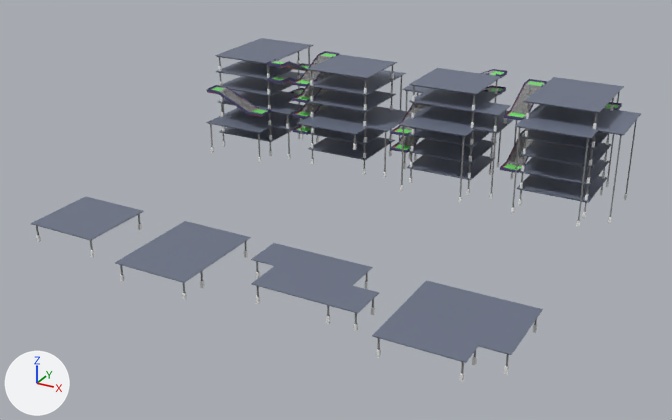
What one commit did to the FBX model Future-Alien-Drug-Game/Assets/Models/Stacks Models.fbx.
Before and after are seen from a camera (50 mm lens) standing at (76.6, -125.5, 58.6) and looking at (11.5, -7.0, -0.6). Lighting does not change. The marker at lower left points along +X, +Y and +Z. The picture after the commit comes second. Where no turn or scale is listed for an object, it has been applied to the vertices. Vertices at exactly the same position are counted once.
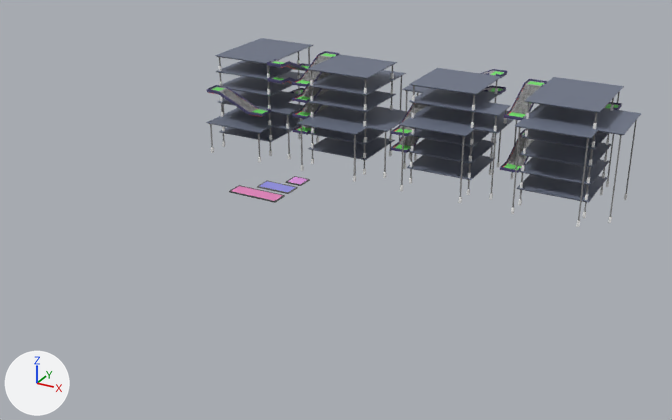
Changed parts and their boxes (x1, y1, x2, y2) in the pictures (672 x 420 px; the box of a moved part takes in the faces that stretch with it):
'Cube.004', deleted: before (372, 281, 543, 382)
    faces in mat_material_001 (greyish blue #6c7387): (372, 281, 543, 363)
    faces in mat_material_002 (white #e7e7e7): (376, 325, 537, 382)
'Cube.003', deleted: before (251, 243, 379, 332)
    faces in mat_material_001 (greyish blue #6c7387): (251, 243, 379, 313)
    faces in mat_material_002 (white #e7e7e7): (256, 272, 375, 332)
    faces in mat_material_003 (grey #7e7e7e): (256, 261, 374, 324)
'Cube', reshaped, moved, rescaled (81% narrower, 86% shorter): before (115, 221, 251, 300); after (285, 176, 310, 186)
'Cube.002', deleted: before (31, 197, 144, 257)
'Cube.046', added: after (229, 185, 285, 203)
    faces in mat_material_011 (pink #e789c1): (232, 186, 283, 201)
    faces in mat_material_010 (dark grey #464646): (229, 185, 285, 203)
'Cube.029', added: after (257, 181, 298, 194)
    faces in mat_material_012 (blue #9796e7): (260, 181, 295, 192)
part 1 of me_cube_096, moved or reshaped: before (31, 197, 144, 257); after (216, 60, 300, 94)
part 2 of me_cube_001, added: after (288, 177, 308, 184)
part 3 of me_cube_001, rebuilt (81% narrower, 83% shorter): before (115, 221, 251, 283); after (285, 176, 310, 186)
part 4 of me_cube_001, deleted: before (120, 241, 248, 300)

Diff of the bpy script that builds the scene:
```diff
--- a/Future-Alien-Drug-Game/Assets/Models/Stacks Models.fbx.py
+++ b/Future-Alien-Drug-Game/Assets/Models/Stacks Models.fbx.py
@@ me_cube_001 @@
 # used by ob_cube; location = (0.0, -29.0, 0.0); scale = (6.0, 6.0, 6.0)
-me_cube_001.from_pydata(...)  # 226 vertices, 212 faces; spans x -1.0..1.0, y -1.67..1.0, z -0.52..0.0
-me_cube_001.materials.append(mat_material_001)  # greyish blue #6c7387
-me_cube_001.materials.append(mat_material_003)  # grey #7e7e7e
-me_cube_001.materials.append(mat_material_002)  # white #e7e7e7
+me_cube_001.from_pydata(...)  # 28 vertices, 26 faces; spans x -0.61..1.27, y -1.25..0.63, z -0.12..0.0
+# me_cube_001 part 2: a new loose piece, a box spanning x -0.516..1.145, y -1.143..0.517, z -0.025..-0.013, in mat_material_013 (pink #e69ce7)
+# me_cube_001 part 3: the loose piece of 34 vertices spanning x -1.0..1.0, y -1.67..1.0, z -0.03..0.0 is rebuilt with 20 vertices and now spans x -0.61..1.27, y -1.25..0.63, z -0.12..0.0, in mat_material_008 (dark grey #4d4d4d)
+# me_cube_001 part 4: 8 loose pieces with 192 vertices, spanning x -0.95..0.95, y -1.61..0.95, z -0.52..-0.02, are deleted
+me_cube_001.materials.append(mat_material_008)  # dark grey #4d4d4d
+me_cube_001.materials.append(mat_material_013)  # pink #e69ce7
@@ ob_cube_002 @@
-ob_cube_002 = bpy.data.objects.new('Cube.002', me_cube_096)
@@ ob_cube @@
 ob_cube = bpy.data.objects.new('Cube', me_cube_001)
-ob_cube.location = (0.0, -29.0, 0.0)
-ob_cube.scale = (6.0, 6.0, 6.0)
+ob_cube.location = (0.0, 0.0, 0.0)
+ob_cube.scale = (1.6, 1.6, 1.6)
@@ ob_cube_004 @@
-ob_cube_004 = bpy.data.objects.new('Cube.004', me_cube_005)
@@ ob_cube_003 @@
-ob_cube_003 = bpy.data.objects.new('Cube.003', me_cube_004)
@@ ob_cube_046 @@
+ob_cube_046 = bpy.data.objects.new('Cube.046', me_cube_104)  # 28 vertices, 26 faces; spans x -6.98..2.02, y -2.0..1.0, z -0.2..0.0; in mat_material_010 (dark grey #464646), mat_material_011 (pink #e789c1)
+ob_cube_046.location = (0.0, -8.0, 0.0)
@@ ob_cube_029 @@
+ob_cube_029 = bpy.data.objects.new('Cube.029', me_cube_103)  # 28 vertices, 26 faces; spans x -4.08..2.02, y -2.0..1.0, z -0.2..0.0; in mat_material_009 (dark grey #656565), mat_material_012 (blue #9796e7)
+ob_cube_029.location = (0.0, -4.0, 0.0)
```
